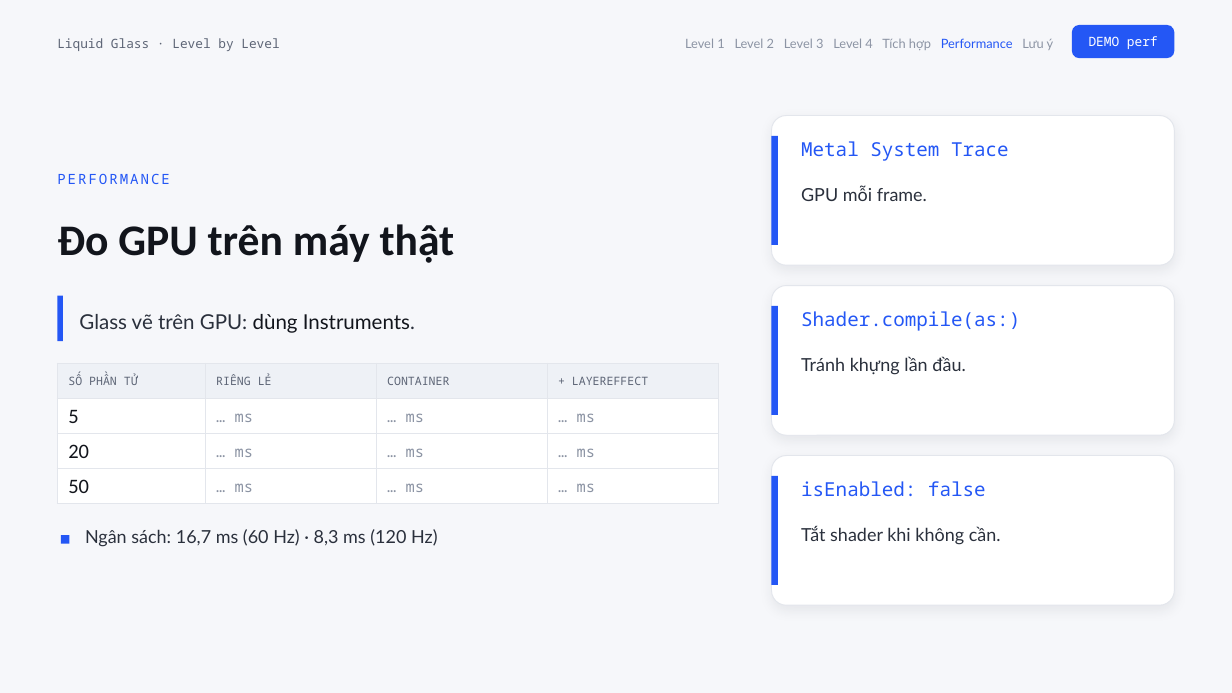
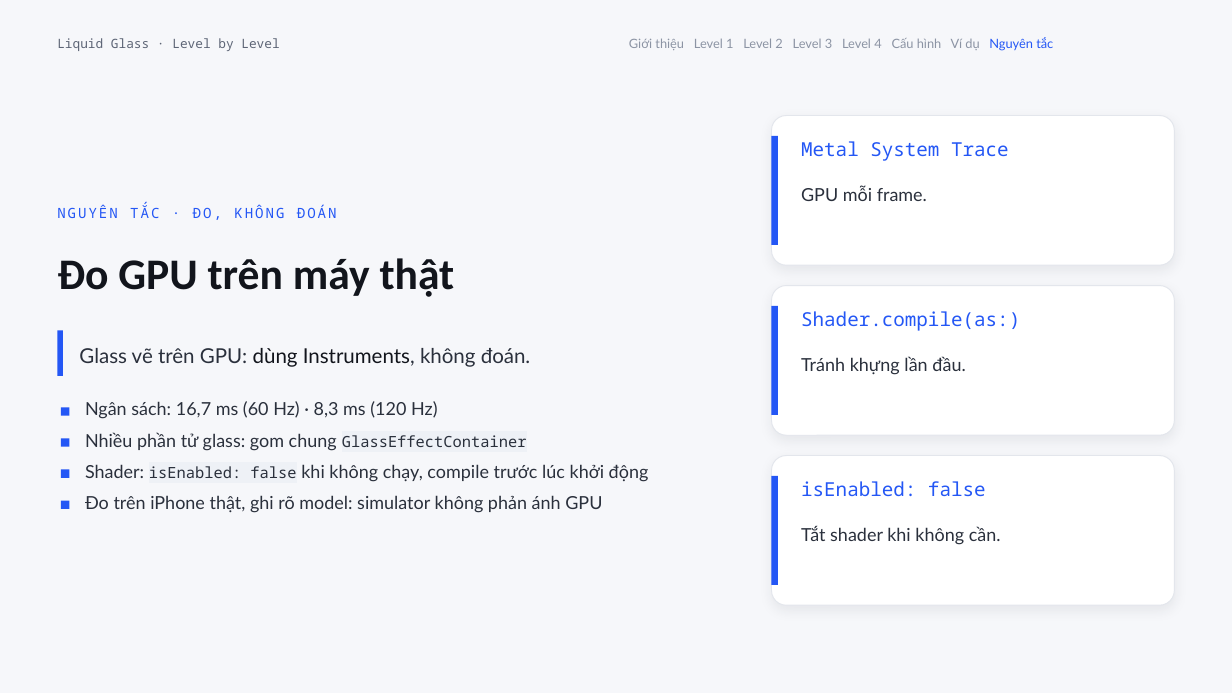
Before and after one commit to matech03/workshop-liquid-glass, a slide deck: slide 17 of slides/Trai-nghiem-Liquid-Glass.pptx (slide 15 before the commit). Drawn at 1232x693 pixels with LibreOffice and Linux fonts; fonts in the diff are those of the drawing. Boxes give left, top, right and bottom in pixels: in the first picture for what was removed or moved away, otherwise in the second. Text is boxed around its words. In the diff, an @@ line names an element or a change of style, - is before the commit and + after.

```diff
--- a/slides/Trai-nghiem-Liquid-Glass.pptx
+++ b/slides/Trai-nghiem-Liquid-Glass.pptx
@@ rounded rectangle removed at box(1072, 25, 1175, 58) @@
@@ text at box(629, 37, 1053, 51): text changed @@
-Level 1 Level 2 Level 3 Level 4 Tích hợp Performance Lưu ý
+Giới thiệu Level 1 Level 2 Level 3 Level 4 Cấu hình Ví dụ Nguyên tắc
@@ text removed at box(1089, 36, 1158, 49) @@
-DEMO perf
@@ text removed at box(57, 174, 170, 184) @@
-PERFORMANCE
@@ text added at box(57, 205, 337, 220), 11 pt, text #2457F5 @@
+NGUYÊN TẮC · ĐO, KHÔNG ĐOÁN
@@ text "Đo GPU trên máy thật": place and size @@
-text "Đo GPU trên máy thật" at box(57, 224, 455, 263)
+text "Đo GPU trên máy thật" at box(57, 258, 455, 297)
@@ rectangle: place and size @@
-rectangle at box(57, 296, 63, 341)
+rectangle at box(57, 330, 63, 375)
@@ text at box(79, 348, 531, 367): text changed @@
-Glass vẽ trên GPU: dùng Instruments.
+Glass vẽ trên GPU: dùng Instruments, không đoán.
@@ table removed at box(57, 363, 718, 497), 4 rows, 4 columns @@
-SỐ PHẦN TỬ | RIÊNG LẺ | CONTAINER | + LAYEREFFECT
-5 | … ms | … ms | … ms
-20 | … ms | … ms | … ms
-50 | … ms | … ms | … ms
@@ rectangle added at box(61, 408, 69, 416), fill #2457F5 @@
@@ text "Ngân sách: 16,7 ms (60 ...": place and size @@
-text "Ngân sách: 16,7 ms (60 ..." at box(85, 529, 438, 547)
+text "Ngân sách: 16,7 ms (60 ..." at box(85, 401, 438, 419)
@@ rectangle added at box(61, 438, 69, 446), fill #2457F5 @@
@@ text added at box(85, 432, 527, 451), 14 pt, text #2A303C @@
+Nhiều phần tử glass: gom chung GlassEffectContainer
@@ rectangle added at box(61, 470, 69, 478), fill #2457F5 @@
@@ text added at box(85, 464, 649, 482), 14 pt, text #2A303C @@
+Shader: isEnabled: false khi không chạy, compile trước lúc khởi động
@@ rectangle: place and size @@
-rectangle at box(61, 535, 69, 543)
+rectangle at box(61, 501, 69, 509)
@@ text added at box(85, 495, 602, 513), 14 pt, text #2A303C @@
+Đo trên iPhone thật, ghi rõ model: simulator không phản ánh GPU
```
Also in this commit, not shown: 11 other slides changed, 6 slides added, 5 slides removed, 51 other files.
